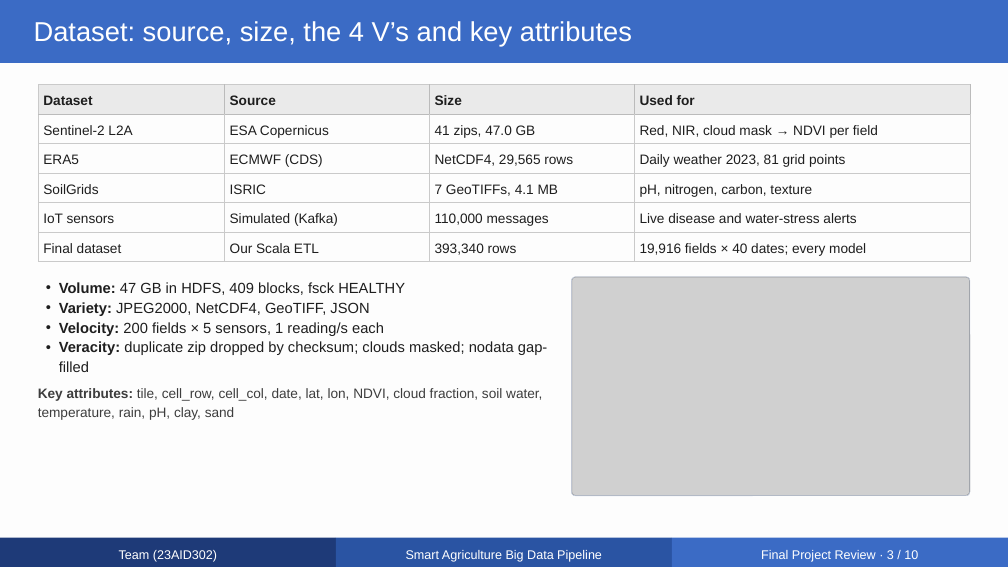
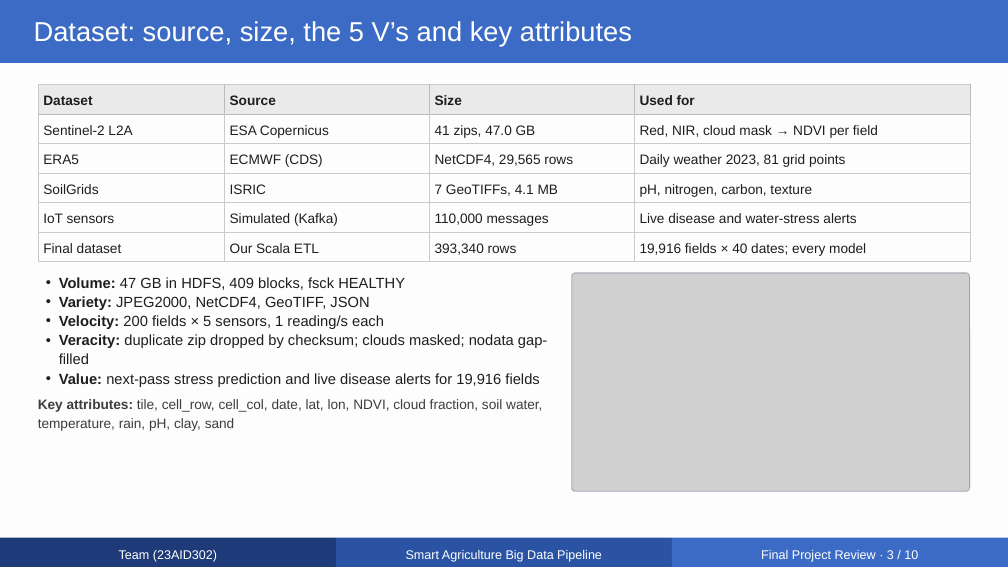
Before and after one commit to chaitanyajayasurya-afk/Smart-Agriculture-with-Hadoop-Spark-and-kafka-, a slide deck: slide 3 of Smart Agriculture Big Data — Final Review.pptx. Drawn at 1008x567 pixels with LibreOffice and Linux fonts; fonts in the diff are those of the drawing; grey boxes stand for pictures. Boxes give left, top, right and bottom in pixels: in the first picture for what was removed or moved away, otherwise in the second. Text is boxed around its words. In the diff, an @@ line names an element or a change of style, - is before the commit and + after.

```diff
--- a/Smart Agriculture Big Data — Final Review.pptx
+++ b/Smart Agriculture Big Data — Final Review.pptx
@@ title at [34,21,632,46]: text changed @@
-Dataset: source, size, the 4 V’s and key attributes
+Dataset: source, size, the 5 V’s and key attributes
@@ text at [59,277,547,364]: line spacing 18.9pt to 18.2pt @@
@@ picture: place and size @@
-picture at [572,278,969,496]
+picture at [572,273,969,492]
@@ rounded rectangle: place and size @@
-rounded rectangle at [572,277,970,496]
+rounded rectangle at [572,273,970,492]
@@ text at [59,373,539,387]: paragraph added @@
+• Value: next-pass stress prediction and live disease alerts for 19,916 fields
@@ text "Key attributes: tile, cell_row, cell_col, ...": place and size @@
-text "Key attributes: tile, cell_row, cell_col, ..." at [38,388,542,420]
+text "Key attributes: tile, cell_row, cell_col, ..." at [38,399,542,431]
```
Also in this commit, not shown: 2 other slides changed, 1 other file.
